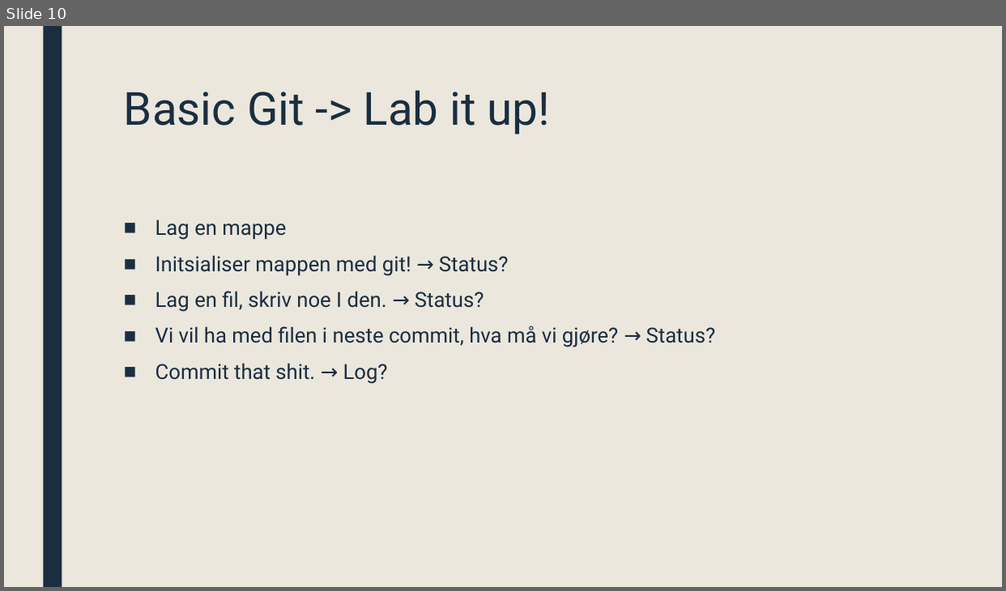
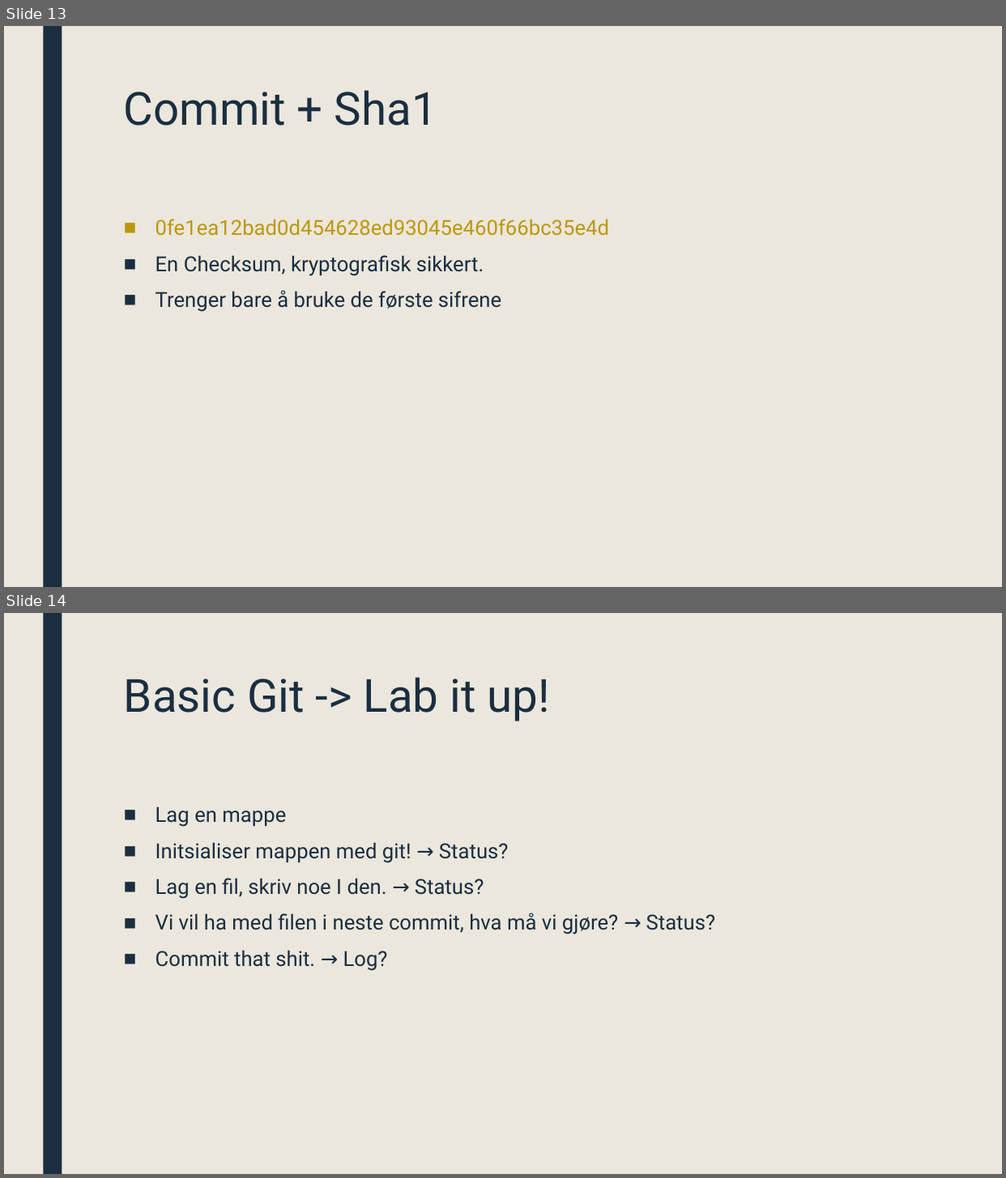
Before and after one commit to ufarm/sommer2016, a slide deck: GIT.pptx. Shown one above the other, each under a label of ours: slide 10 before the commit, slides 13 and 14 after it. The pictures are 1006x591 and 1006x1178 pixels, drawn with LibreOffice and Linux fonts; fonts in the diff are those of the drawing. Boxes give left, top, right and bottom in pixels: in the first picture for what was removed or moved away, otherwise in the second. Text is boxed around its words. In the diff, an @@ line names an element or a change of style, - is before the commit and + after.

```diff
--- a/GIT.pptx
+++ b/GIT.pptx
@@ slide 13 added at [4, 26, 1002, 587], background #EBE7DD; not listed: 1 template element that a slide beside it also shows @@
@@ title added at [124, 90, 437, 126], 44 pt, text #1A2E40 @@
+Commit + Sha1
@@ text added at [155, 219, 609, 312], 20 pt, text #1A2E40 @@
+■ 0fe1ea12bad0d454628ed93045e460f66bc35e4d
+■ En Checksum, kryptografisk sikkert.
+■ Trenger bare å bruke de første sifrene
@@ what was slide 10 is now slide 14 @@
```
Also in this commit, not shown: 5 slides changed, 7 other slides added, 1 slide removed.
